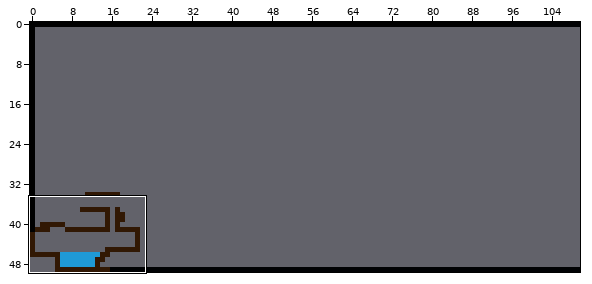
One commit to this Tiled map (JSON): static/assets/tilemap/Tilemap_Master.json. Above: a wide view before the commit, with the close-up outlined.
Close-up. Before the edit:
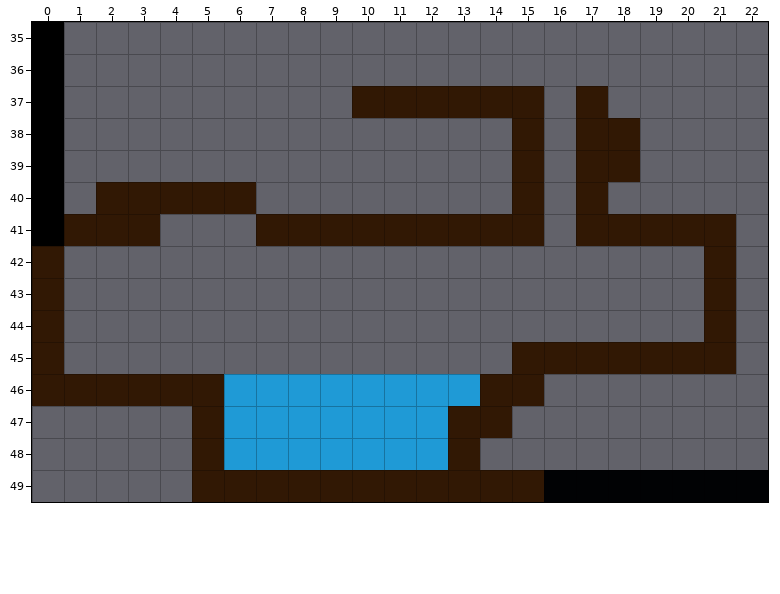
Cells are 32x32 px. Shown: x 0..22, y 35..49. The commit also changed other parts of the map, which this record leaves out.
Once edited:
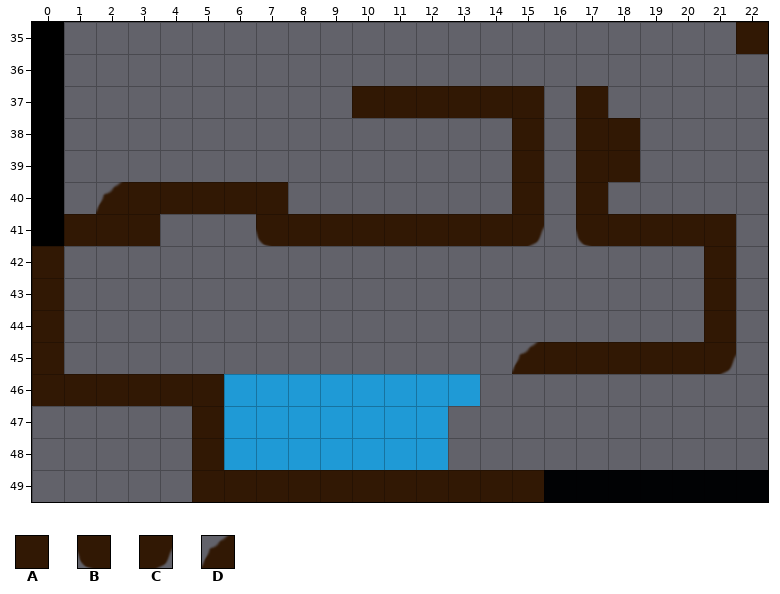
Key: from "MasterTileset": A 14, B 16, C 17, D 18.
_ is an empty cell, . an unchanged one.
Change:
--- layer "TileArea"
@@ x 22..22 @@
-35 _
+35 A
@@ x 2..17 @@
-40 A...._..........
-41 .....A.......A.A
+40 D....A..........
+41 .....B.......C.B
@@ x 13..21 @@
-45 ..A.....A
-46 .AA......
-47 AA.......
-48 A........
+45 ..D.....C
+46 .__......
+47 __.......
+48 _........
